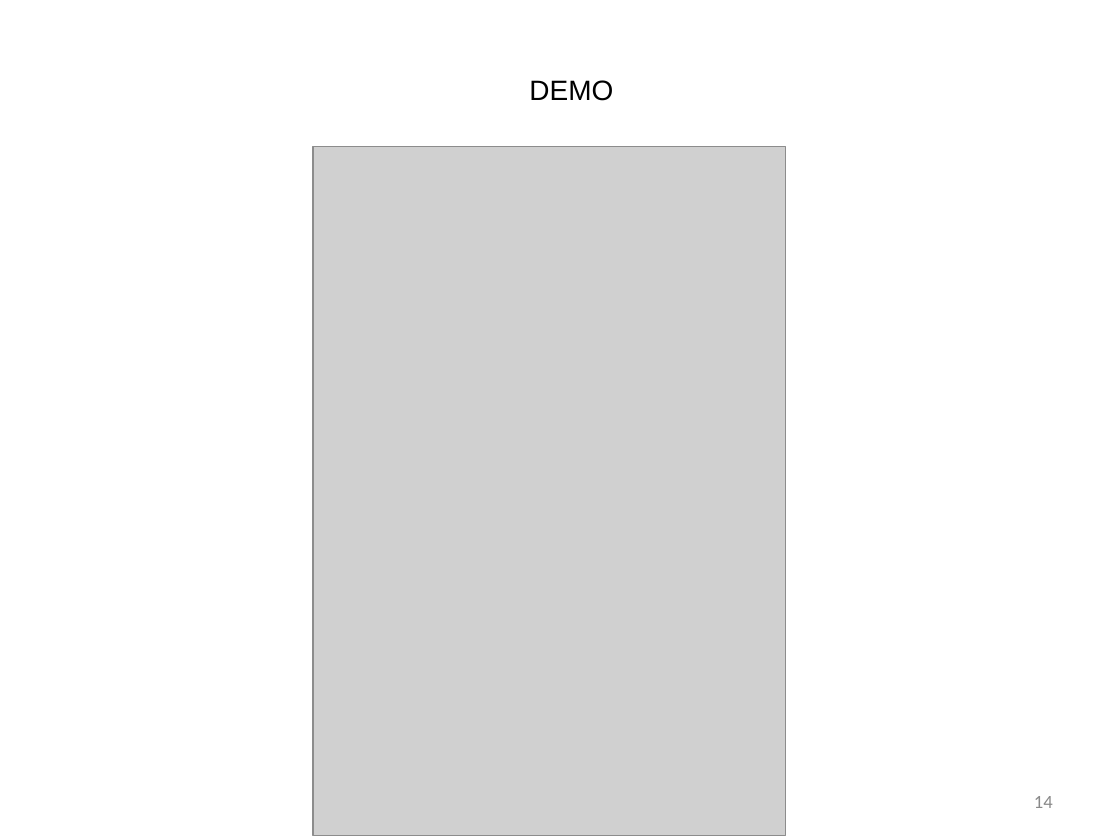
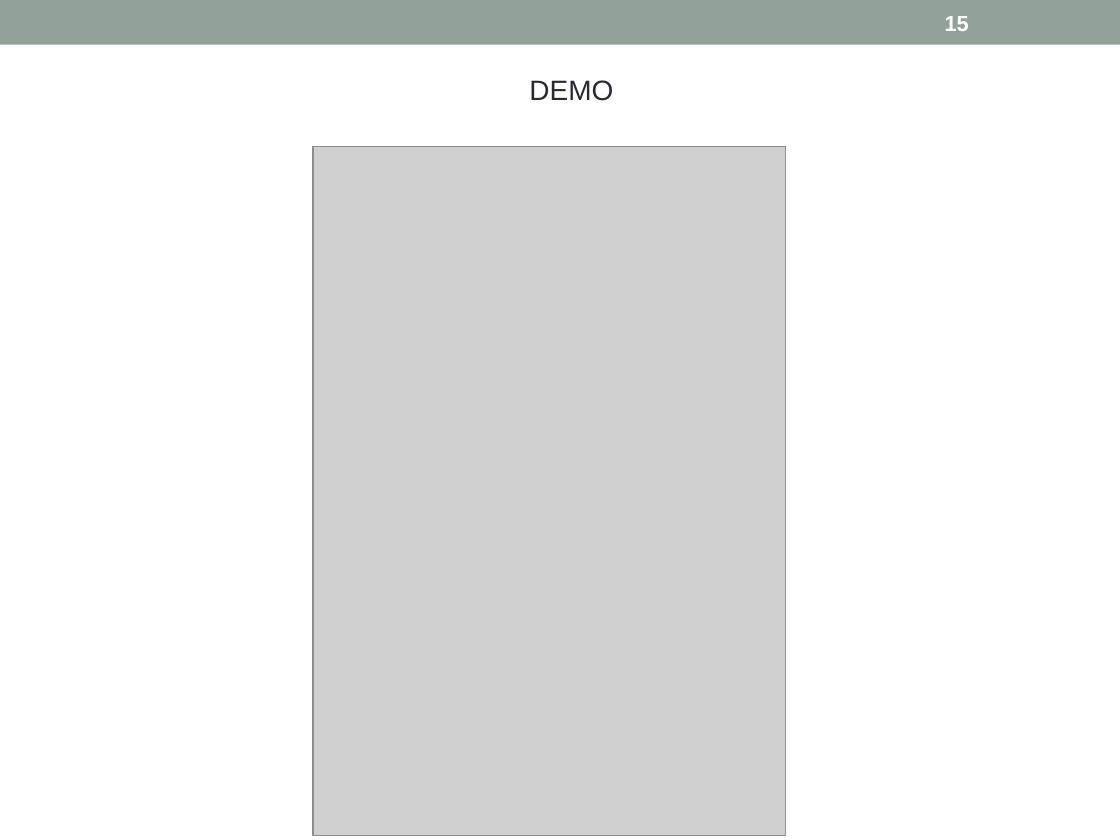
Before and after one commit to gestinronan/Projet-BMA, a slide deck: slide 15 of Documents/presentation BMA.pptx (slide 14 before the commit). Drawn at 1120x840 pixels with LibreOffice and Linux fonts; fonts in the diff are those of the drawing; grey boxes stand for pictures; background and template pictures are left out. Boxes give left, top, right and bottom in pixels: in the first picture for what was removed or moved away, otherwise in the second. Text is boxed around its words. In the diff, an @@ line names an element or a change of style, - is before the commit and + after.

```diff
--- a/Documents/presentation BMA.pptx
+++ b/Documents/presentation BMA.pptx
@@ rectangle added at <box>0,0,1120,45</box>, fill #93A299 @@
@@ page number added at <box>945,16,969,31</box>, 14 pt, text #FFFFFF, bold @@
+15
@@ text "DEMO" at <box>529,80,613,101</box>: text colour #000000 to #292934 @@
@@ page number removed at <box>1034,796,1053,808</box> @@
-14
```
Also in this commit, not shown: 15 other slides changed, 1 slide added.
